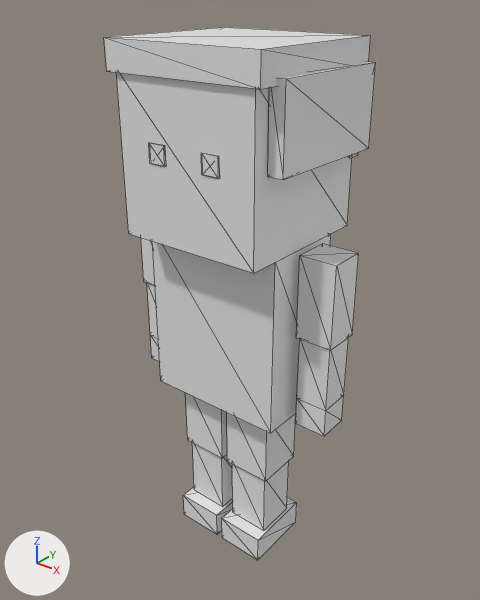
What one commit did to the glTF model assets/models/characters/player.glb.
Both versions are drawn from a camera (50 mm lens) standing at (2.54, -3.17, 3.91) and looking at (-0.04, 0.05, 1.92). The lights are fixed; the arrows at lower left show +X, +Y and +Z. The older version comes first. Mesh edges are drawn as thin lines.

Names of what the first picture shows: 'Eye_L', 'Eye_R', 'Foot_L', 'Foot_R', 'Hair_SideL', 'Hair_Top', 'Hand_L', 'Hand_R', 'Head', 'LowerArm_L', 'LowerArm_R', 'LowerLeg_L', 'LowerLeg_R', 'Torso', 'UpperArm_L', 'UpperArm_R', 'UpperLeg_L', 'UpperLeg_R'.
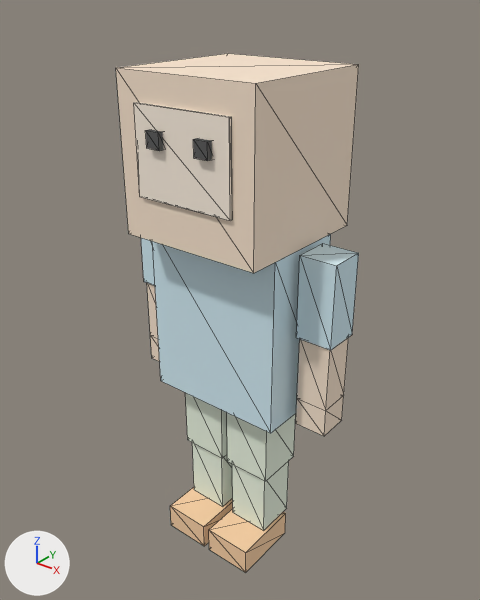
Pixel boxes [x1, y1, x2, y2] of what changed, in the pictures (480 x 600 px):
'Head', recoloured (white to beige): [116, 72, 352, 273] in both
'Torso', recoloured (white to pale blue): [152, 234, 331, 431] in both
'Hair_Top', deleted: before [104, 27, 371, 89]
'Hair_SideL', deleted: before [268, 61, 376, 180]
'M_FacePlate', added (pale yellow): after [134, 102, 232, 221]
'UpperArm_L', recoloured (white to pale blue): [296, 243, 359, 350] in both
'LowerArm_L', recoloured: [297, 338, 348, 410] in both
'M_Foot_R', added (beige): after [209, 509, 286, 573]
'LowerLeg_L', recoloured: [232, 464, 288, 530] in both
'Foot_L', deleted: before [222, 497, 297, 560]
'M_Foot_L', added (beige): after [170, 487, 233, 546]
'UpperLeg_R', recoloured: [186, 393, 227, 458] in both
'LowerLeg_R', recoloured: [192, 443, 232, 507] in both
'Foot_R', deleted: before [183, 487, 233, 534]
'Hand_L', recoloured (white to beige): [296, 395, 344, 436] in both
'UpperArm_R', recoloured (white to pale blue): [141, 238, 155, 286] in both
'LowerArm_R', recoloured (white to beige): [147, 283, 158, 338] in both
'Eye_L', deleted: before [201, 153, 219, 179]
'M_Eye_R', added: after [193, 138, 212, 161]
'Eye_R', deleted: before [149, 142, 166, 167]
'M_Eye_L', added: after [145, 130, 164, 151]
'Hand_R', recoloured: [150, 335, 160, 361] in both

The change, as a diff of the scene's bpy script:
```diff
--- a/assets/models/characters/player.glb.py
+++ b/assets/models/characters/player.glb.py
@@ me_cube_012 @@
 me_cube_012.from_pydata(...)  # 8 vertices, 12 faces; spans x 0.565..0.785, y -0.11..0.11, z 1.25..1.45
-me_cube_012.materials.append(mat_skin)  # white #e7e7e7
+me_cube_012.materials.append(mat_skin_1)  # beige #fbe6cf
@@ me_cube_013 @@
 me_cube_013.from_pydata(...)  # 8 vertices, 12 faces; spans x -0.785..-0.565, y -0.11..0.11, z 1.25..1.45
-me_cube_013.materials.append(mat_skin)  # white #e7e7e7
+me_cube_013.materials.append(mat_skin_1)  # beige #fbe6cf
@@ me_cube_014 @@
 me_cube_014.from_pydata(...)  # 8 vertices, 12 faces; spans x -0.5..0.5, y -0.5..0.5, z 2.45..3.45
-me_cube_014.materials.append(mat_skin)  # white #e7e7e7
+me_cube_014.materials.append(mat_skin_1)  # beige #fbe6cf
@@ me_cube_010 @@
 me_cube_010.from_pydata(...)  # 8 vertices, 12 faces; spans x 0.565..0.785, y -0.11..0.11, z 1.45..1.9
-me_cube_010.materials.append(mat_skin)  # white #e7e7e7
+me_cube_010.materials.append(mat_skin_1)  # beige #fbe6cf
@@ me_cube_011 @@
 me_cube_011.from_pydata(...)  # 8 vertices, 12 faces; spans x -0.785..-0.565, y -0.11..0.11, z 1.45..1.9
-me_cube_011.materials.append(mat_skin)  # white #e7e7e7
+me_cube_011.materials.append(mat_skin_1)  # beige #fbe6cf
@@ me_cube_003 @@
 me_cube_003.from_pydata(...)  # 8 vertices, 12 faces; spans x 0.05..0.35, y -0.15..0.15, z 0.2..0.7
-me_cube_003.materials.append(mat_bottom)  # white #e7e7e7
+me_cube_003.materials.append(mat_bottom_1)  # white #ebf5e2
@@ me_cube_004 @@
 me_cube_004.from_pydata(...)  # 8 vertices, 12 faces; spans x -0.35..-0.05, y -0.15..0.15, z 0.2..0.7
-me_cube_004.materials.append(mat_bottom)  # white #e7e7e7
+me_cube_004.materials.append(mat_bottom_1)  # white #ebf5e2
@@ me_cube_007 @@
 me_cube_007.from_pydata(...)  # 8 vertices, 12 faces; spans x -0.5..0.5, y -0.3..0.3, z 1.25..2.45
-me_cube_007.materials.append(mat_top)  # white #e7e7e7
+me_cube_007.materials.append(mat_top_1)  # pale blue #d4edf6
@@ me_cube_008 @@
 me_cube_008.from_pydata(...)  # 8 vertices, 12 faces; spans x 0.55..0.8, y -0.125..0.125, z 1.9..2.45
-me_cube_008.materials.append(mat_top)  # white #e7e7e7
+me_cube_008.materials.append(mat_top_1)  # pale blue #d4edf6
@@ me_cube_009 @@
 me_cube_009.from_pydata(...)  # 8 vertices, 12 faces; spans x -0.8..-0.55, y -0.125..0.125, z 1.9..2.45
-me_cube_009.materials.append(mat_top)  # white #e7e7e7
+me_cube_009.materials.append(mat_top_1)  # pale blue #d4edf6
@@ me_cube_005 @@
 me_cube_005.from_pydata(...)  # 8 vertices, 12 faces; spans x 0.025..0.375, y -0.175..0.175, z 0.7..1.25
-me_cube_005.materials.append(mat_bottom)  # white #e7e7e7
+me_cube_005.materials.append(mat_bottom_1)  # white #ebf5e2
@@ me_cube_006 @@
 me_cube_006.from_pydata(...)  # 8 vertices, 12 faces; spans x -0.375..-0.025, y -0.175..0.175, z 0.7..1.25
-me_cube_006.materials.append(mat_bottom)  # white #e7e7e7
+me_cube_006.materials.append(mat_bottom_1)  # white #ebf5e2
@@ ob_eye_l @@
-ob_eye_l = bpy.data.objects.new('Eye_L', me_cube_015)
@@ ob_eye_r @@
-ob_eye_r = bpy.data.objects.new('Eye_R', me_cube_016)
@@ ob_foot_l @@
-ob_foot_l = bpy.data.objects.new('Foot_L', me_cube_001)
@@ ob_foot_r @@
-ob_foot_r = bpy.data.objects.new('Foot_R', me_cube_002)
@@ ob_hair_sidel @@
-ob_hair_sidel = bpy.data.objects.new('Hair_SideL', me_cube_018)
@@ ob_hair_top @@
-ob_hair_top = bpy.data.objects.new('Hair_Top', me_cube_017)
@@ ob_m_foot_r @@
+ob_m_foot_r = bpy.data.objects.new('M_Foot_R', me_m_foot_r)  # a box spanning x 0.025..0.375, y -0.4..0.1, z 0.0..0.2; in mat_shoe (beige #fad1a6)
+ob_m_foot_r.location = (0.0, 0.0, 0.0)
@@ ob_m_foot_l @@
+ob_m_foot_l = bpy.data.objects.new('M_Foot_L', me_m_foot_l)  # a box spanning x -0.375..-0.025, y -0.4..0.1, z 0.0..0.2; in mat_shoe (beige #fad1a6)
+ob_m_foot_l.location = (0.0, 0.0, 0.0)
@@ ob_m_faceplate @@
+ob_m_faceplate = bpy.data.objects.new('M_FacePlate', me_m_faceplate)  # a box spanning x -0.35..0.35, y -0.52..-0.5, z 2.725..3.275; in mat_facelight (pale yellow #fef1e1)
+ob_m_faceplate.location = (0.0, 0.0, 0.0)
@@ ob_m_eye_r @@
+ob_m_eye_r = bpy.data.objects.new('M_Eye_R', me_m_eye_r)  # a box spanning x 0.13..0.23, y -0.555..-0.505, z 3.04..3.14; in mat_eye (dark grey #5a5a5a)
+ob_m_eye_r.location = (0.0, 0.0, 0.0)
@@ ob_m_eye_l @@
+ob_m_eye_l = bpy.data.objects.new('M_Eye_L', me_m_eye_l)  # a box spanning x -0.23..-0.13, y -0.555..-0.505, z 3.04..3.14; in mat_eye (dark grey #5a5a5a)
+ob_m_eye_l.location = (0.0, 0.0, 0.0)
```
